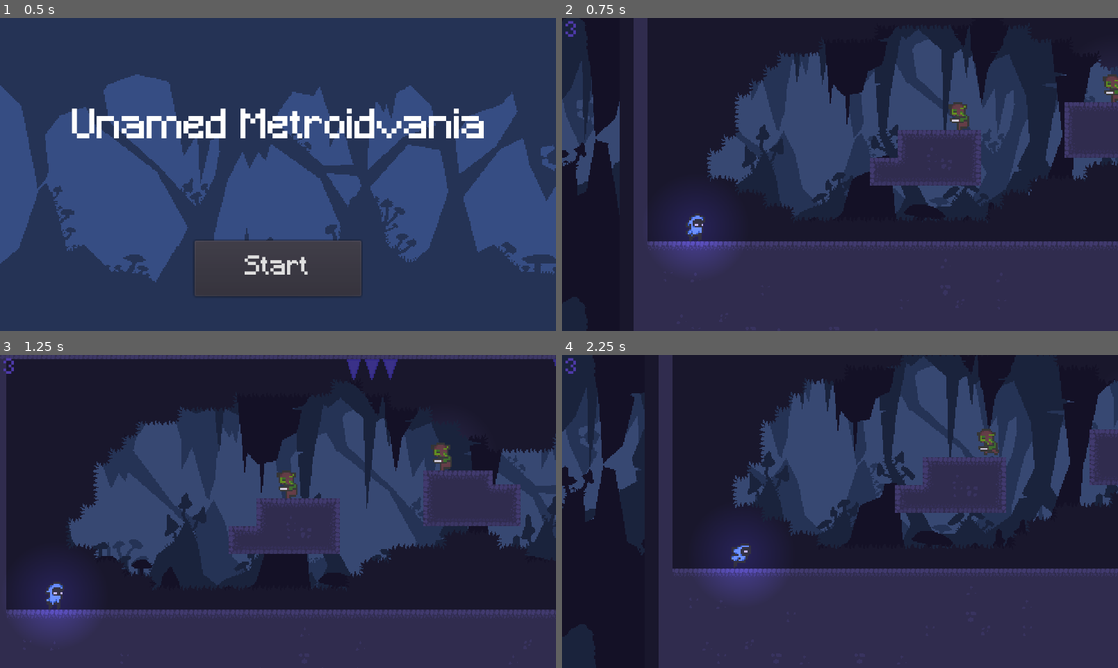
Above: before the commit, frames 1-4 (two rows, left to right).
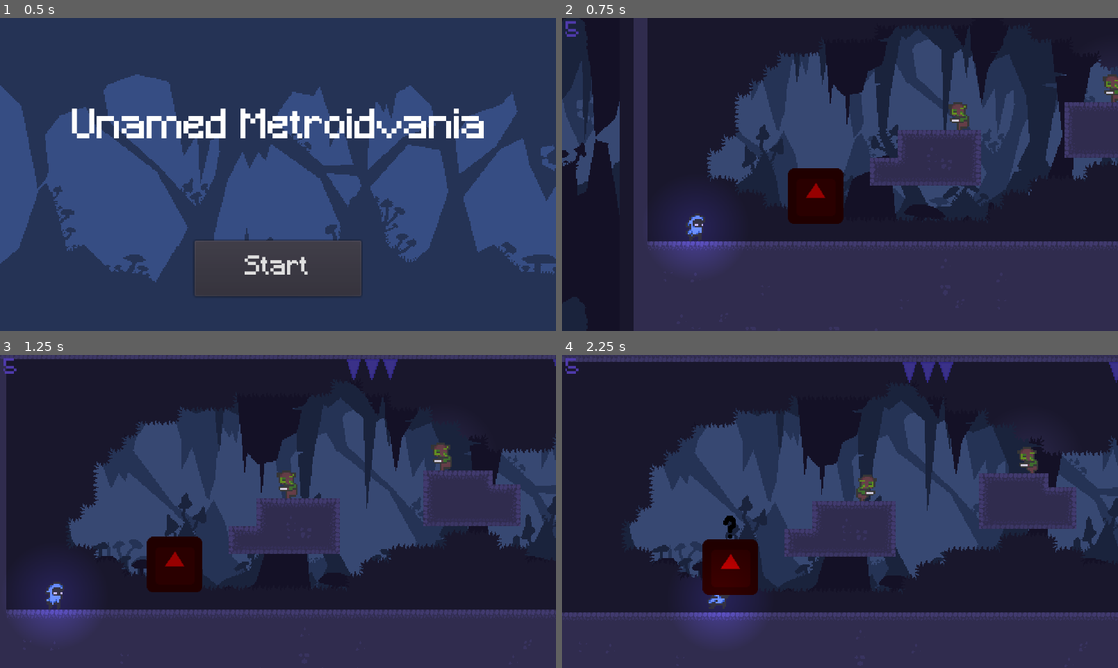
Above: after the commit, the same moments.

Repository: drkdragonz/Metroidvania
Game: Godot game, scene res://Menu.tscn
The game is run twice, just before and just after one commit, with the same random seed, the same clock (stepped at 60 frames per second) and the same inputs. The engine's default icon, where the game draws it, is replaced by a stand-in: a white triangle on a blue panel in a dark square.
Inputs (mouse positions are in pixels of both pictures, inside the frame that each line leads up to):
- Up to frame 1 (0.5 s): no input
- Up to frame 2 (0.75 s): click "Start" at 0.5 s
- Up to frame 3 (1.25 s): no input
- Up to frame 4 (2.25 s): tap Enter (ui_accept) at 1.25, 1.52, 1.55, 1.82, 2.1 s; move the mouse to (962, 495) at 1.27 s; hold D (right) from 1.28 s (still down); click (962, 495) at 1.35 s; move the mouse to (728, 527) at 2.02 s

Frame 1 is identical in both runs. In frame 2, 1.8% of the frame differs, in the area x 0-51%, y 0-66%; in frame 3, 1.8%; in frame 4, 49%, in the area x 0-100%, y 0-100%.

Commit message:
Basic npc detection and enemy bugs fixed

Diff:
--- /dev/null
+++ b/NPC.gd
@@ -0,0 +1,21 @@
+extends Area2D
+
+
+var active = false
+
+func _ready():
+	connect("body_entered", self, "_on_NPC_body_entered")
+	connect("body_exited", self, "_on_NPC_body_exited")
+
+func _process(delta):
+	$QuestionMark.visible = active
+
+
+func _on_NPC_body_entered(body):
+	if body.name == "Player":
+		active = true
+
+
+func _on_NPC_body_exited(body):
+	if body.name == "Player":
+		active = false
--- /dev/null
+++ b/NPC.tscn
@@ -0,0 +1,30 @@
+[gd_scene load_steps=5 format=2]
+
+[ext_resource path="res://icon.png" type="Texture" id=1]
+[ext_resource path="res://Art/qmark.png" type="Texture" id=2]
+[ext_resource path="res://NPC.gd" type="Script" id=3]
+
+[sub_resource type="CircleShape2D" id=1]
+radius = 96.0
+
+[node name="NPC" type="Area2D"]
+script = ExtResource( 3 )
+__meta__ = {
+"_edit_group_": true,
+"_edit_vertical_guides_": [ -176.0 ]
+}
+
+[node name="Sprite" type="Sprite" parent="."]
+modulate = Color( 0.858824, 0.462745, 0, 1 )
+self_modulate = Color( 1, 0, 0, 1 )
+texture = ExtResource( 1 )
+
+[node name="CollisionShape2D" type="CollisionShape2D" parent="."]
+shape = SubResource( 1 )
+
+[node name="QuestionMark" type="Sprite" parent="."]
+position = Vector2( 0, -48 )
+texture = ExtResource( 2 )
+
+[connection signal="body_entered" from="." to="." method="_on_NPC_body_entered"]
+[connection signal="body_exited" from="." to="." method="_on_NPC_body_exited"]
--- a/Scenes/BasicEnemy.tscn
+++ b/Scenes/BasicEnemy.tscn
@@ -7,84 +7,84 @@
 [ext_resource path="res://Art/Light.png" type="Texture" id=5]
 
 [sub_resource type="AtlasTexture" id=1]
+atlas = ExtResource( 2 )
+region = Rect2( 0, 0, 24, 16 )
+
+[sub_resource type="AtlasTexture" id=2]
+atlas = ExtResource( 2 )
+region = Rect2( 24, 0, 24, 16 )
+
+[sub_resource type="AtlasTexture" id=3]
+atlas = ExtResource( 2 )
+region = Rect2( 48, 0, 24, 16 )
+
+[sub_resource type="AtlasTexture" id=4]
+atlas = ExtResource( 2 )
+region = Rect2( 72, 0, 24, 16 )
+
+[sub_resource type="AtlasTexture" id=5]
+atlas = ExtResource( 3 )
+region = Rect2( 0, 0, 16, 16 )
+
+[sub_resource type="AtlasTexture" id=6]
+atlas = ExtResource( 3 )
+region = Rect2( 16, 0, 16, 16 )
+
+[sub_resource type="AtlasTexture" id=7]
+atlas = ExtResource( 3 )
+region = Rect2( 32, 0, 16, 16 )
+
+[sub_resource type="AtlasTexture" id=8]
+atlas = ExtResource( 3 )
+region = Rect2( 48, 0, 16, 16 )
+
+[sub_resource type="AtlasTexture" id=9]
+atlas = ExtResource( 3 )
+region = Rect2( 64, 0, 16, 16 )
+
+[sub_resource type="AtlasTexture" id=10]
+atlas = ExtResource( 3 )
+region = Rect2( 80, 0, 16, 16 )
+
+[sub_resource type="AtlasTexture" id=11]
 atlas = ExtResource( 4 )
 region = Rect2( 0, 0, 16, 16 )
 
-[sub_resource type="AtlasTexture" id=2]
+[sub_resource type="AtlasTexture" id=12]
 atlas = ExtResource( 4 )
 region = Rect2( 16, 0, 16, 16 )
 
-[sub_resource type="AtlasTexture" id=3]
+[sub_resource type="AtlasTexture" id=13]
 atlas = ExtResource( 4 )
 region = Rect2( 32, 0, 16, 16 )
 
-[sub_resource type="AtlasTexture" id=4]
+[sub_resource type="AtlasTexture" id=14]
 atlas = ExtResource( 4 )
 region = Rect2( 48, 0, 16, 16 )
 
-[sub_resource type="AtlasTexture" id=5]
+[sub_resource type="AtlasTexture" id=15]
 atlas = ExtResource( 4 )
 region = Rect2( 64, 0, 16, 16 )
 
-[sub_resource type="AtlasTexture" id=6]
+[sub_resource type="AtlasTexture" id=16]
 atlas = ExtResource( 4 )
-region = Rect2( 80, 0, 16, 16 )
-
-[sub_resource type="AtlasTexture" id=7]
-atlas = ExtResource( 2 )
-region = Rect2( 0, 0, 24, 16 )
-
-[sub_resource type="AtlasTexture" id=8]
-atlas = ExtResource( 2 )
-region = Rect2( 24, 0, 24, 16 )
-
-[sub_resource type="AtlasTexture" id=9]
-atlas = ExtResource( 2 )
-region = Rect2( 48, 0, 24, 16 )
-
-[sub_resource type="AtlasTexture" id=10]
-atlas = ExtResource( 2 )
-region = Rect2( 72, 0, 24, 16 )
-
-[sub_resource type="AtlasTexture" id=11]
-atlas = ExtResource( 3 )
-region = Rect2( 0, 0, 16, 16 )
-
-[sub_resource type="AtlasTexture" id=12]
-atlas = ExtResource( 3 )
-region = Rect2( 16, 0, 16, 16 )
-
-[sub_resource type="AtlasTexture" id=13]
-atlas = ExtResource( 3 )
-region = Rect2( 32, 0, 16, 16 )
-
-[sub_resource type="AtlasTexture" id=14]
-atlas = ExtResource( 3 )
-region = Rect2( 48, 0, 16, 16 )
-
-[sub_resource type="AtlasTexture" id=15]
-atlas = ExtResource( 3 )
-region = Rect2( 64, 0, 16, 16 )
-
-[sub_resource type="AtlasTexture" id=16]
-atlas = ExtResource( 3 )
 region = Rect2( 80, 0, 16, 16 )
 
 [sub_resource type="SpriteFrames" id=17]
 animations = [ {
-"frames": [ SubResource( 1 ), SubResource( 2 ), SubResource( 3 ), SubResource( 4 ), SubResource( 5 ), SubResource( 6 ) ],
-"loop": true,
-"name": "Death",
-"speed": 13.0
-}, {
-"frames": [ SubResource( 7 ), SubResource( 8 ), SubResource( 9 ), SubResource( 10 ) ],
+"frames": [ SubResource( 1 ), SubResource( 2 ), SubResource( 3 ), SubResource( 4 ) ],
 "loop": false,
 "name": "Attack",
 "speed": 13.0
 }, {
+"frames": [ SubResource( 5 ), SubResource( 6 ), SubResource( 7 ), SubResource( 8 ), SubResource( 9 ), SubResource( 10 ) ],
+"loop": true,
+"name": "Run",
+"speed": 13.0
+}, {
 "frames": [ SubResource( 11 ), SubResource( 12 ), SubResource( 13 ), SubResource( 14 ), SubResource( 15 ), SubResource( 16 ) ],
 "loop": true,
-"name": "Run",
+"name": "Death",
 "speed": 13.0
 } ]
 
@@ -95,7 +95,7 @@
 extents = Vector2( 16.8222, 16 )
 
 [sub_resource type="RectangleShape2D" id=20]
-extents = Vector2( 18.6767, 16 )
+extents = Vector2( 14, 6.98463 )
 
 [sub_resource type="RectangleShape2D" id=21]
 extents = Vector2( 12.1015, 18.4777 )
@@ -140,10 +140,8 @@
 ]]
 collision_layer = 2
 
-[node name="CollisionShape2D" type="CollisionShape2D" parent="AttackBox" groups=[
-"Enemy",
-]]
-position = Vector2( -25, -8 )
+[node name="CollisionShape2D" type="CollisionShape2D" parent="AttackBox"]
+position = Vector2( -30, -8 )
 shape = SubResource( 20 )
 
 [node name="HurtBox" type="Area2D" parent="."]
--- a/Scenes/World.tscn
+++ b/Scenes/World.tscn
@@ -9,6 +9,7 @@
 [ext_resource path="res://Art/BG/Mushroom_Cave_L4.png" type="Texture" id=7]
 [ext_resource path="res://Art/BG/Mushroom_Cave_L3.png" type="Texture" id=8]
 [ext_resource path="res://Art/BG/Mushroom_Cave_L2.png" type="Texture" id=9]
+[ext_resource path="res://NPC.tscn" type="PackedScene" id=10]
 
 [sub_resource type="TileSet" id=1]
 0/name = "PurpleCaveTiles.png 0"
@@ -543,5 +544,8 @@
 position = Vector2( -2.06836, -0.611908 )
 scale = Vector2( 3.3815, 0.939446 )
 
+[node name="NPC" parent="." instance=ExtResource( 10 )]
+position = Vector2( 193.794, 244.061 )
+
 [connection signal="body_entered" from="Stuffs/Area2D" to="." method="_on_Area2D_body_entered"]
 [connection signal="body_entered" from="Stuffs/Area2D2" to="." method="_on_Area2D2_body_entered"]
--- a/Scripts/BasicEnemy.gd
+++ b/Scripts/BasicEnemy.gd
@@ -27,10 +27,10 @@
 			$AttackBox/CollisionShape2D.disabled = true
 		ATTACKING:
 			if attacking == true:
-				yield(get_tree().create_timer(0.2), "timeout")
+				yield(get_tree().create_timer(0.1), "timeout")
 				$AttackBox/CollisionShape2D.disabled = false
 				$AnimatedSprite.play("Attack")
-				yield(get_tree().create_timer(0.5), "timeout")
+				yield(get_tree().create_timer(0.4), "timeout")
 				$AttackBox/CollisionShape2D.disabled = true
 				change_state(PATROLLING)
 				attacking = false
--- a/Scripts/Game.gd
+++ b/Scripts/Game.gd
@@ -2,7 +2,7 @@
 
 
 func _physics_process(delta):
-	if Input.is_action_just_pressed("ui_accept"):
+	if Input.is_action_just_pressed("restart"):
 		get_tree().reload_current_scene()
 
 func _ready():
--- a/Scripts/Player.gd
+++ b/Scripts/Player.gd
@@ -8,7 +8,7 @@
 
 var can_jump = 2
 
-var _velocity = Vector2()
+var _velocity = Vector2.ZERO
 var _floor = Vector2(0, -1)
 onready var animated_sprite = $AnimatedSprite
 
@@ -21,8 +21,8 @@
 var can_shoot = true
 const SHURIKEN = preload("res://Scenes/Shuriken.tscn")
 
-export var Health = 30
-var knockback = 1000
+export var Health = 5
+var knockback = 700
 var player_pos = null
 var enemy_pos = null
 
@@ -45,6 +45,7 @@
 	print(can_jump)
 
 func _physics_process(delta):
+	#print(_velocity)
 	#print(_state)
 	_velocity.x = move_direction().x * _speed
 	_velocity.y += _gravity
@@ -62,7 +63,6 @@
 
 	match _state:
 		IDLE:
-			$HitBox/CollisionShape2D.disabled = false
 			animated_sprite.play("Idle")
 			if is_on_floor() and _velocity.x:
 				change_state(RUN)
@@ -79,13 +79,15 @@
 				can_jump = can_jump_start
 		KNOCKBACK:
 			player_pos = global_position
-			print(enemy_pos)
-			print(player_pos)
+			#print(enemy_pos)
+			#print(player_pos)
 			_velocity = 0
 			_velocity = (player_pos - enemy_pos).normalized() * knockback
+			#print(_velocity)
+			#print("knockback")
+			$HitBox/CollisionShape2D.disabled = true
 			$AnimationPlayer.play("Flash")
-			$HitBox/CollisionShape2D.disabled = true
-			yield(get_tree().create_timer(0.1), "timeout")
+			$Timer.start()
 			change_state(IDLE)
 		ATTACK:
 			attacking = true
@@ -152,6 +154,13 @@
 		#print("hit")
 		Health -= 1
 		$TempUi/CanvasLayer/Label.text = str(Health)
+		$AnimationPlayer.play("Flash")
+		$HitBox/CollisionShape2D.disabled = true
+		$Timer.start()
 		if Health < 1:
 			$TempUi/CanvasLayer/Label.text = str("Dead")
 			change_state(DEATH)
+
+
+func _on_Timer_timeout():
+	$HitBox/CollisionShape2D.disabled = false
--- a/Scripts/Scenes/Player.tscn
+++ b/Scripts/Scenes/Player.tscn
@@ -32,104 +32,104 @@
 extents = Vector2( 10.8975, 16 )
 
 [sub_resource type="AtlasTexture" id=4]
+atlas = ExtResource( 2 )
+region = Rect2( 0, 0, 16, 16 )
+
+[sub_resource type="AtlasTexture" id=5]
+atlas = ExtResource( 2 )
+region = Rect2( 16, 0, 16, 16 )
+
+[sub_resource type="AtlasTexture" id=6]
+atlas = ExtResource( 2 )
+region = Rect2( 32, 0, 16, 16 )
+
+[sub_resource type="AtlasTexture" id=7]
+atlas = ExtResource( 2 )
+region = Rect2( 48, 0, 16, 16 )
+
+[sub_resource type="AtlasTexture" id=8]
+atlas = ExtResource( 4 )
+region = Rect2( 0, 0, 32, 16 )
+
+[sub_resource type="AtlasTexture" id=9]
+atlas = ExtResource( 4 )
+region = Rect2( 32, 0, 32, 16 )
+
+[sub_resource type="AtlasTexture" id=10]
+atlas = ExtResource( 4 )
+region = Rect2( 64, 0, 32, 16 )
+
+[sub_resource type="AtlasTexture" id=11]
+atlas = ExtResource( 4 )
+region = Rect2( 96, 0, 32, 16 )
+
+[sub_resource type="AtlasTexture" id=12]
+atlas = ExtResource( 3 )
+region = Rect2( 0, 0, 16, 16 )
+
+[sub_resource type="AtlasTexture" id=13]
+atlas = ExtResource( 3 )
+region = Rect2( 16, 0, 16, 16 )
+
+[sub_resource type="AtlasTexture" id=14]
+atlas = ExtResource( 3 )
+region = Rect2( 32, 0, 16, 16 )
+
+[sub_resource type="AtlasTexture" id=15]
+atlas = ExtResource( 3 )
+region = Rect2( 48, 0, 16, 16 )
+
+[sub_resource type="AtlasTexture" id=16]
+atlas = ExtResource( 3 )
+region = Rect2( 64, 0, 16, 16 )
+
+[sub_resource type="AtlasTexture" id=17]
+atlas = ExtResource( 3 )
+region = Rect2( 80, 0, 16, 16 )
+
+[sub_resource type="AtlasTexture" id=18]
+atlas = ExtResource( 7 )
+region = Rect2( 0, 0, 16, 16 )
+
+[sub_resource type="AtlasTexture" id=19]
+atlas = ExtResource( 7 )
+region = Rect2( 16, 0, 16, 16 )
+
+[sub_resource type="AtlasTexture" id=20]
+atlas = ExtResource( 7 )
+region = Rect2( 32, 0, 16, 16 )
+
+[sub_resource type="AtlasTexture" id=21]
+atlas = ExtResource( 7 )
+region = Rect2( 48, 0, 16, 16 )
+
+[sub_resource type="AtlasTexture" id=22]
+atlas = ExtResource( 7 )
+region = Rect2( 64, 0, 16, 16 )
+
+[sub_resource type="AtlasTexture" id=23]
+atlas = ExtResource( 7 )
+region = Rect2( 80, 0, 16, 16 )
+
+[sub_resource type="AtlasTexture" id=24]
+atlas = ExtResource( 7 )
+region = Rect2( 96, 0, 16, 16 )
+
+[sub_resource type="AtlasTexture" id=25]
+atlas = ExtResource( 7 )
+region = Rect2( 112, 0, 16, 16 )
+
+[sub_resource type="AtlasTexture" id=26]
 atlas = ExtResource( 8 )
 region = Rect2( 0, 0, 16, 16 )
 
-[sub_resource type="AtlasTexture" id=5]
+[sub_resource type="AtlasTexture" id=27]
 atlas = ExtResource( 8 )
 region = Rect2( 16, 0, 16, 16 )
 
-[sub_resource type="AtlasTexture" id=6]
+[sub_resource type="AtlasTexture" id=28]
 atlas = ExtResource( 8 )
 region = Rect2( 32, 0, 16, 16 )
-
-[sub_resource type="AtlasTexture" id=7]
-atlas = ExtResource( 2 )
-region = Rect2( 0, 0, 16, 16 )
-
-[sub_resource type="AtlasTexture" id=8]
-atlas = ExtResource( 2 )
-region = Rect2( 16, 0, 16, 16 )
-
-[sub_resource type="AtlasTexture" id=9]
-atlas = ExtResource( 2 )
-region = Rect2( 32, 0, 16, 16 )
-
-[sub_resource type="AtlasTexture" id=10]
-atlas = ExtResource( 2 )
-region = Rect2( 48, 0, 16, 16 )
-
-[sub_resource type="AtlasTexture" id=11]
-atlas = ExtResource( 3 )
-region = Rect2( 0, 0, 16, 16 )
-
-[sub_resource type="AtlasTexture" id=12]
-atlas = ExtResource( 3 )
-region = Rect2( 16, 0, 16, 16 )
-
-[sub_resource type="AtlasTexture" id=13]
-atlas = ExtResource( 3 )
-region = Rect2( 32, 0, 16, 16 )
-
-[sub_resource type="AtlasTexture" id=14]
-atlas = ExtResource( 3 )
-region = Rect2( 48, 0, 16, 16 )
-
-[sub_resource type="AtlasTexture" id=15]
-atlas = ExtResource( 3 )
-region = Rect2( 64, 0, 16, 16 )
-
-[sub_resource type="AtlasTexture" id=16]
-atlas = ExtResource( 3 )
-region = Rect2( 80, 0, 16, 16 )
-
-[sub_resource type="AtlasTexture" id=17]
-atlas = ExtResource( 7 )
-region = Rect2( 0, 0, 16, 16 )
-
-[sub_resource type="AtlasTexture" id=18]
-atlas = ExtResource( 7 )
-region = Rect2( 16, 0, 16, 16 )
-
-[sub_resource type="AtlasTexture" id=19]
-atlas = ExtResource( 7 )
-region = Rect2( 32, 0, 16, 16 )
-
-[sub_resource type="AtlasTexture" id=20]
-atlas = ExtResource( 7 )
-region = Rect2( 48, 0, 16, 16 )
-
-[sub_resource type="AtlasTexture" id=21]
-atlas = ExtResource( 7 )
-region = Rect2( 64, 0, 16, 16 )
-
-[sub_resource type="AtlasTexture" id=22]
-atlas = ExtResource( 7 )
-region = Rect2( 80, 0, 16, 16 )
-
-[sub_resource type="AtlasTexture" id=23]
-atlas = ExtResource( 7 )
-region = Rect2( 96, 0, 16, 16 )
-
-[sub_resource type="AtlasTexture" id=24]
-atlas = ExtResource( 7 )
-region = Rect2( 112, 0, 16, 16 )
-
-[sub_resource type="AtlasTexture" id=25]
-atlas = ExtResource( 4 )
-region = Rect2( 0, 0, 32, 16 )
-
-[sub_resource type="AtlasTexture" id=26]
-atlas = ExtResource( 4 )
-region = Rect2( 32, 0, 32, 16 )
-
-[sub_resource type="AtlasTexture" id=27]
-atlas = ExtResource( 4 )
-region = Rect2( 64, 0, 32, 16 )
-
-[sub_resource type="AtlasTexture" id=28]
-atlas = ExtResource( 4 )
-region = Rect2( 96, 0, 32, 16 )
 
 [sub_resource type="AtlasTexture" id=29]
 atlas = ExtResource( 5 )
@@ -145,30 +145,30 @@
 
 [sub_resource type="SpriteFrames" id=32]
 animations = [ {
-"frames": [ SubResource( 4 ), SubResource( 5 ), SubResource( 6 ) ],
+"frames": [ SubResource( 4 ), SubResource( 5 ), SubResource( 6 ), SubResource( 7 ) ],
+"loop": true,
+"name": "Idle",
+"speed": 10.0
+}, {
+"frames": [ SubResource( 8 ), SubResource( 9 ), SubResource( 10 ), SubResource( 11 ) ],
+"loop": false,
+"name": "Attack",
+"speed": 13.0
+}, {
+"frames": [ SubResource( 12 ), SubResource( 13 ), SubResource( 14 ), SubResource( 15 ), SubResource( 16 ), SubResource( 17 ) ],
+"loop": true,
+"name": "Run",
+"speed": 13.0
+}, {
+"frames": [ SubResource( 18 ), SubResource( 19 ), SubResource( 20 ), SubResource( 21 ), SubResource( 22 ), SubResource( 23 ), SubResource( 24 ), SubResource( 25 ) ],
+"loop": true,
+"name": "Death",
+"speed": 5.0
+}, {
+"frames": [ SubResource( 26 ), SubResource( 27 ), SubResource( 28 ) ],
 "loop": false,
 "name": "Stunned",
 "speed": 5.0
-}, {
-"frames": [ SubResource( 7 ), SubResource( 8 ), SubResource( 9 ), SubResource( 10 ) ],
-"loop": true,
-"name": "Idle",
-"speed": 10.0
-}, {
-"frames": [ SubResource( 11 ), SubResource( 12 ), SubResource( 13 ), SubResource( 14 ), SubResource( 15 ), SubResource( 16 ) ],
-"loop": true,
-"name": "Run",
-"speed": 13.0
-}, {
-"frames": [ SubResource( 17 ), SubResource( 18 ), SubResource( 19 ), SubResource( 20 ), SubResource( 21 ), SubResource( 22 ), SubResource( 23 ), SubResource( 24 ) ],
-"loop": true,
-"name": "Death",
-"speed": 5.0
-}, {
-"frames": [ SubResource( 25 ), SubResource( 26 ), SubResource( 27 ), SubResource( 28 ) ],
-"loop": false,
-"name": "Attack",
-"speed": 13.0
 }, {
 "frames": [ SubResource( 29 ), SubResource( 30 ), SubResource( 31 ) ],
 "loop": true,
@@ -238,7 +238,6 @@
 collision_mask = 3
 
 [node name="CollisionShape2D" type="CollisionShape2D" parent="HitBox"]
-visible = false
 shape = SubResource( 34 )
 
 [node name="TempUi" type="Node2D" parent="."]
@@ -252,7 +251,7 @@
 margin_bottom = 23.0
 custom_fonts/font = SubResource( 35 )
 custom_colors/font_color = Color( 0.309804, 0.231373, 0.67451, 1 )
-text = "3"
+text = "5"
 __meta__ = {
 "_edit_use_anchors_": false
 }
@@ -270,5 +269,9 @@
 [node name="AnimationPlayer" type="AnimationPlayer" parent="."]
 anims/Flash = SubResource( 36 )
 
+[node name="Timer" type="Timer" parent="."]
+one_shot = true
+
 [connection signal="animation_finished" from="AnimatedSprite" to="." method="_on_AnimatedSprite_animation_finished"]
 [connection signal="area_entered" from="HitBox" to="." method="_on_HitBox_area_entered"]
+[connection signal="timeout" from="Timer" to="." method="_on_Timer_timeout"]
--- a/project.godot
+++ b/project.godot
@@ -23,6 +23,10 @@
 config/name="Metroidvania"
 run/main_scene="res://Menu.tscn"
 config/icon="res://icon.png"
+
+[autoload]
+
+DialogicSingleton="*res://addons/dialogic/Other/DialogicSingleton.gd"
 
 [display]
 
@@ -98,6 +102,11 @@
 "events": [ Object(InputEventMouseButton,"resource_local_to_scene":false,"resource_name":"","device":0,"alt":false,"shi …(212 unchanged characters)…
  ]
 }
+restart={
+"deadzone": 0.5,
+"events": [ Object(InputEventKey,"resource_local_to_scene":false,"resource_name":"","device":0,"alt":false,"shift":false,"control":false,"meta":false,"command":false,"pressed":false,"scancode":82,"unicode":0,"echo":false,"script":null)
+ ]
+}
 
 [layer_names]
 
Binary file added: Art/qmark.png
Not shown, added: Art/qmark.png.import
Not shown: 1 places in Scenes/World.tscn that only renumber resources
Not shown, changed: export_presets.cfg
